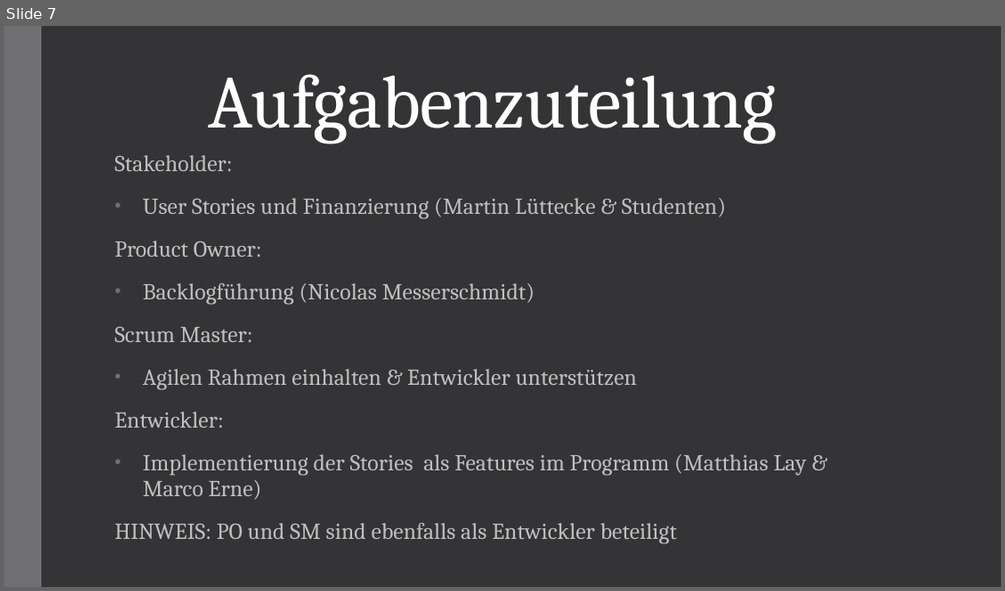
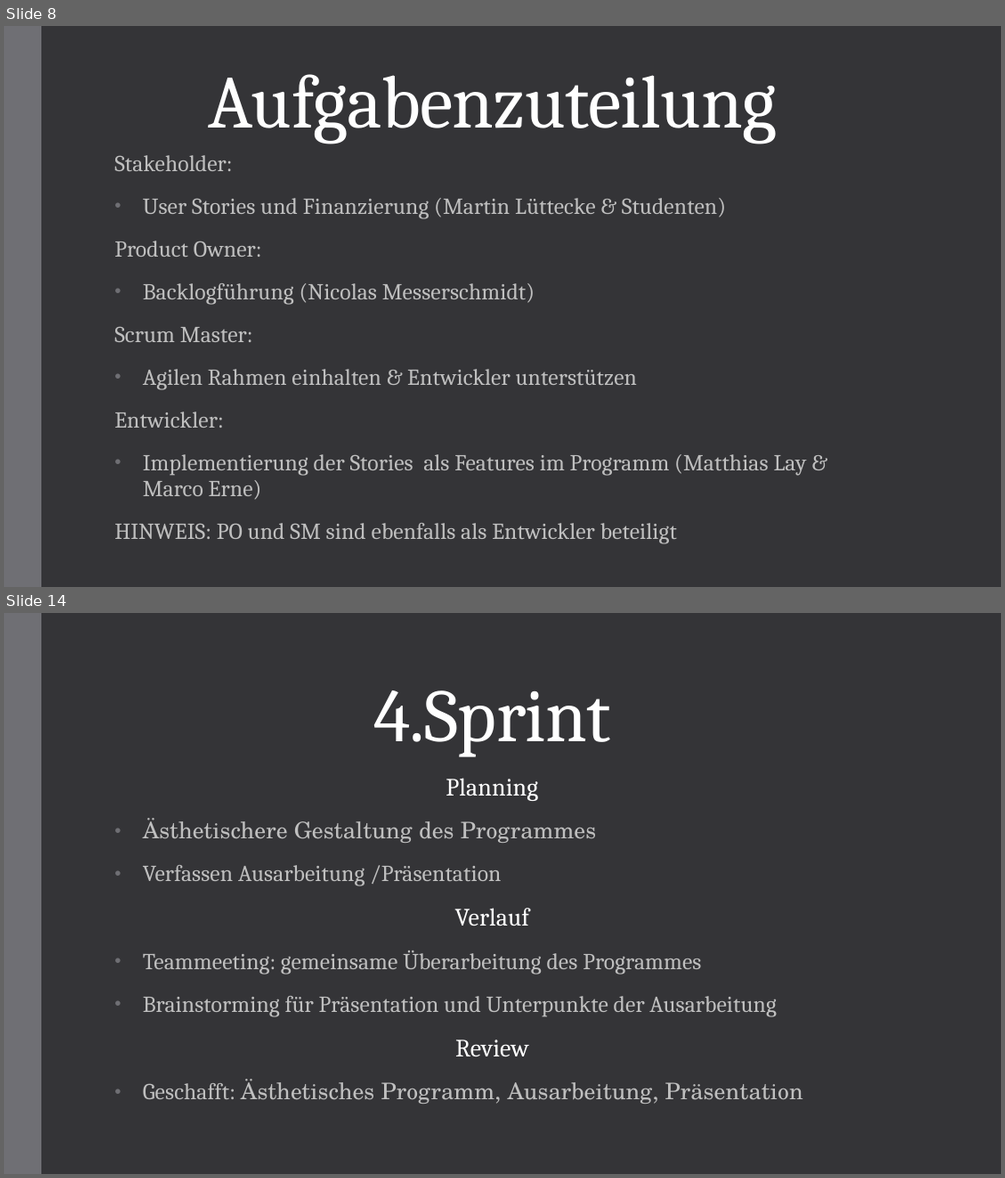
Before and after one commit to DerFish/ProjectSimpleStudies, a slide deck: SimpleStudies/Project SimpleStudies.pptx. Shown one above the other, each under a label of ours: slide 7 before the commit, slides 8 and 14 after it; the slides between them are not shown. The pictures are 1005x591 and 1005x1178 pixels, drawn with LibreOffice and Linux fonts; fonts in the diff are those of the drawing. Boxes give left, top, right and bottom in pixels: in the first picture for what was removed or moved away, otherwise in the second. Text is boxed around its words. In the diff, an @@ line names an element or a change of style, - is before the commit and + after.

```diff
--- a/SimpleStudies/Project SimpleStudies.pptx
+++ b/SimpleStudies/Project SimpleStudies.pptx
@@ slide 14 added at (x1=4, y1=613, x2=1001, y2=1174), background #353537; not listed: 1 template element that a slide beside it also shows @@
@@ title added at (x1=373, y1=690, x2=611, y2=757), 72 pt, text #FFFFFF @@
+4.Sprint
@@ subtitle added at (x1=143, y1=778, x2=803, y2=1103), 22 pt, text #BFBFBF @@
+Planning
+• Ästhetischere Gestaltung des Programmes
+• Verfassen Ausarbeitung /Präsentation
+Verlauf
+• Teammeeting: gemeinsame Überarbeitung des Programmes
+• Brainstorming für Präsentation und Unterpunkte der Ausarbeitung
+Review
+• Geschafft: Ästhetisches Programm, Ausarbeitung, Präsentation
@@ what was slide 7 is now slide 8 @@
```
Also in this commit, not shown: 5 slides changed, 9 other slides added, 15 slides removed.
